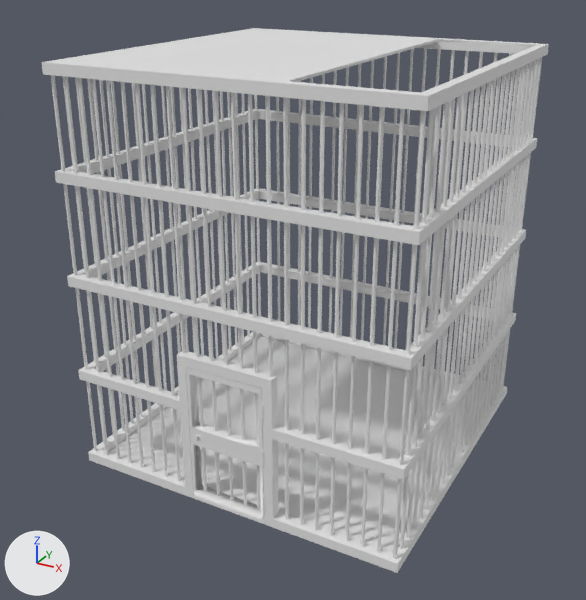
Before and after pictures for a commit that changed the FBX model Assets/3D Models/Furniture/cageWithHole.fbx.
One viewpoint serves both versions: a 50 mm camera at (5.22, -10.13, 7.23) aimed at (-0.15, -0.38, 2.35). The axes (+X, +Y, +Z) are drawn at lower left. The lights are the same throughout. Where no turn or scale is listed for an object, it has been applied to the vertices.

Names of what the first picture shows: 'Cage Door', 'Cage With Hole'.
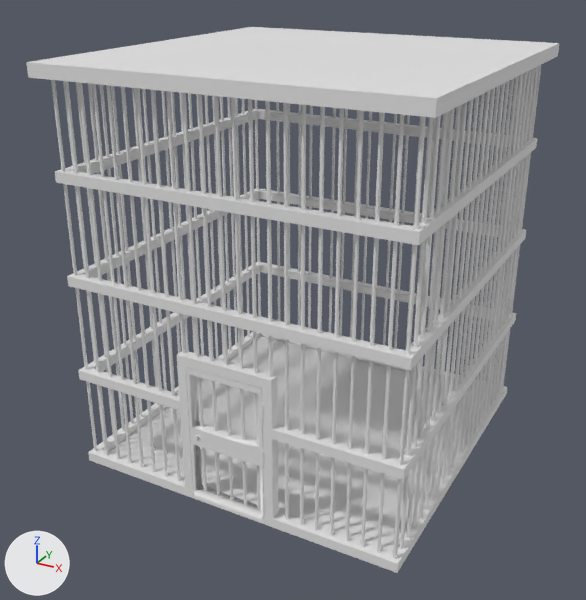
Where the change shows, as pixel boxes (x1, y1, x2, y2) in the pictures (586 x 600 px):
```json
{"object": "Cage Lid", "change": "added", "after": [26, 27, 559, 118]}
{"part": 1, "of": "me_cylinder_003", "change": "cut back", "before": [49, 29, 539, 110]}
```

The change, as JSON lines over the scene's bpy script:
```json
{"block": "me_cylinder_003", "where": "# used by ob_cage_with_hole; location = (0.0, 0.0, 0.0)"}
{"op": "remove", "block": "me_cylinder_003", "code": "me_cylinder_003.from_pydata(...)  # 1565 vertices, 1260 faces; spans x -2.52..2.52, y -2.54..2.52, z 0.0..5.88"}
{"op": "add", "block": "me_cylinder_003", "code": "me_cylinder_003.from_pydata(...)  # 1549 vertices, 1244 faces; spans x -2.52..2.52, y -2.54..2.52, z 0.0..5.88"}
{"block": "me_cylinder_003", "change": "me_cylinder_003 part 1"}
{"block": "me_cylinder_003", "change": "16 vertices are removed from x -2.39..2.39, y -2.52..2.52, z 5.73..5.88"}
{"block": "me_cylinder_003", "change": "28 faces are deleted"}
{"block": "me_cylinder_003", "change": "12 new faces join them"}
{"op": "add", "block": "me_cube", "code": ["me_cube = bpy.data.meshes.new('Cube')", "me_cube.from_pydata([(-2.56, -2.56, -0.09), (-2.65, -2.65, 0.09), (-2.56, 2.56, -0.09), (-2.65, 2.65, 0.09), (2.56, -2.56, -0.09), (2.65, -2.65, 0.09), (2.56, 2.56, -0.09), (2.65, 2.65, 0.09), (-2.65, 2.65, -0.09), (-2.65, -2.65, -0.09), (2.65, 2.65, -0.09), (2.65, -2.65, -0.09), (-2.56, 2.56, 0.05), (-2.56, -2.56, 0.05), (2.56, 2.56, 0.05), (2.56, -2.56, 0.05)], [], [(9, 1, 3, 8), (8, 3, 7, 10), (10, 7, 5, 11), (11, 5, 1, 9), (4, 0, 13, 15), (7, 3, 1, 5), (2, 0, 9, 8), (6, 2, 8, 10), (4, 6, 10, 11), (0, 4, 11, 9), (12, 14, 15, 13), (2, 6, 14, 12), (6, 4, 15, 14), (0, 2, 12, 13)])"]}
{"op": "add", "block": "ob_cage_lid", "code": ["ob_cage_lid = bpy.data.objects.new('Cage Lid', me_cube)", "ob_cage_lid.location = (0.0, 0.0, 5.8)"]}
```
